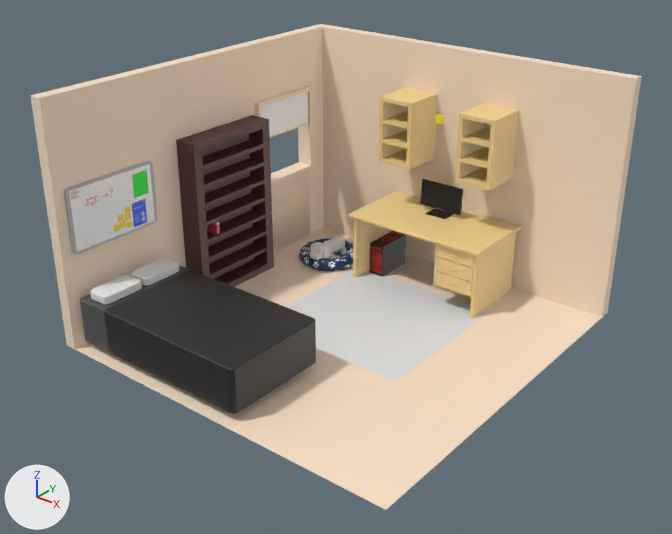
An edit to the glTF model portfolio/public/room.glb, drawn before and after from the same camera.
Both versions are drawn from a 50 mm camera at (39.7, -64.3, 31.5) aimed at (-0.4, -14.2, 0.4). Lighting does not change. The marker at lower left points along +X, +Y and +Z. Where no turn or scale is listed for an object, it has been applied to the vertices.

Objects in the first picture: 'Bed', 'Bookshelf', 'Cube', 'Desk', 'Dog Bed', 'Monitor', 'PC', 'Pillow1', 'Pillow1.001', 'Room', 'Rug', 'Shelves'.
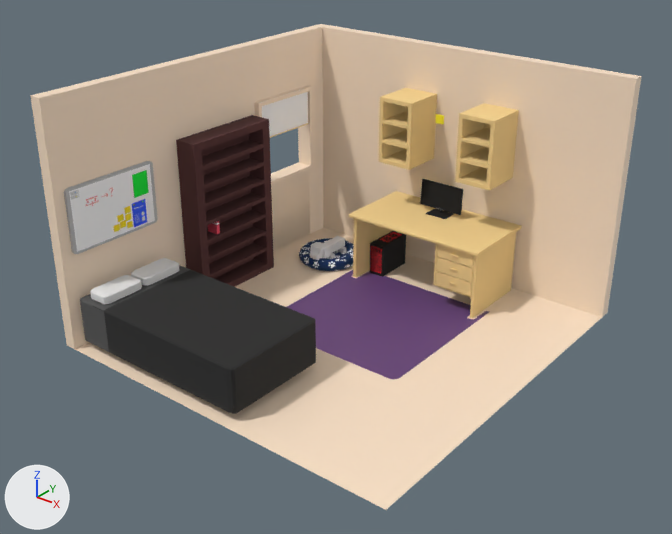
Scene script edits in JSON lines:
```json
{"op": "set", "path": "mat_material_011.roughness", "old": "0.5", "new": "1.0"}
{"op": "set", "path": "mat_material_001.roughness", "old": "0.5", "new": "1.0"}
{"op": "set", "path": "mat_material_002.roughness", "old": "0.5", "new": "1.0"}
{"op": "set", "path": "mat_material_004.roughness", "old": "0.5", "new": "1.0"}
{"op": "set", "path": "mat_material_008.roughness", "old": "0.5", "new": "1.0"}
{"op": "set", "path": "mat_material_010.base_color", "old": "(0.8, 0.8, 0.8)", "new": "(0.141, 0.0618, 0.203)", "note": "white #e7e7e7 -> dark purple #69467c"}
{"op": "set", "path": "mat_material_009.roughness", "old": "0.5", "new": "1.0"}
{"op": "set", "path": "mat_material_005.roughness", "old": "0.5", "new": "1.0"}
```

Where the change shows, as pixel boxes (x1, y1, x2, y2) in the pictures (672 x 534 px):
```json
{"object": "Bookshelf", "change": "surface changed", "before": [183, 115, 274, 287], "after": [183, 115, 274, 287]}
{"object": "Rug", "change": "recoloured", "before": [287, 270, 489, 379], "after": [287, 270, 489, 379], "on screen": "white to purple"}
{"object": "Desk", "change": "surface changed", "before": [351, 197, 521, 318], "after": [351, 197, 521, 318]}
{"object": "Shelves", "change": "surface changed", "before": [380, 94, 519, 191], "after": [380, 94, 519, 191]}
{"object": "Cube", "change": "surface changed", "before": [113, 168, 154, 233], "after": [113, 168, 154, 233]}
{"object": "PC", "change": "surface changed", "before": [370, 231, 406, 277], "after": [370, 231, 406, 277]}
```
